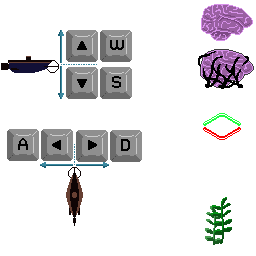
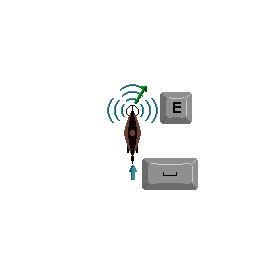
Before/after of a w=256, h=256 layered artwork. What changed in the layer stack:
added layer "Icons2" above "Icons1" over 107, 84, 198, 190
renamed "Arrière-plan" to "Icons1", hid it over 1, 4, 254, 245
